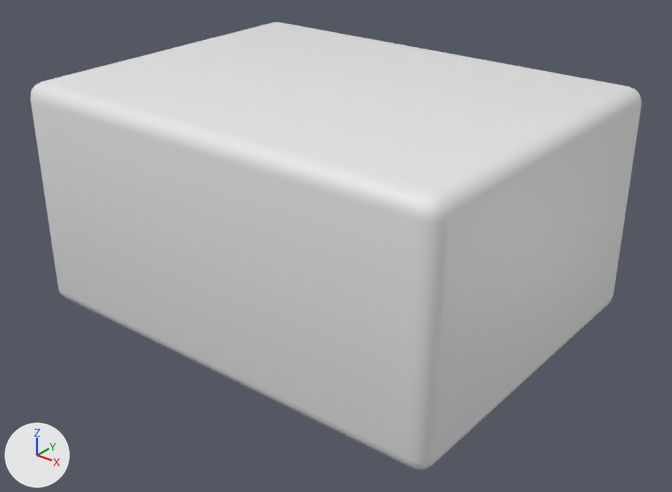
An edit to the FBX model Assets/Models/Environment/Package_Medium.fbx, drawn before and after from the same camera.
Both versions are drawn from a 50 mm lens placed at (0.344, -0.427, 0.307), pointed at (0.009, -0.009, 0.048). The axes (+X, +Y, +Z) are drawn at lower left. The lights are the same throughout. Where no turn or scale is listed for an object, it has been applied to the vertices.

Script lines for the objects in view, before the commit:
```python
mat_package_medium = principled_material('Package_Medium')
mat_package_medium.base_color = (0.8, 0.8, 0.8)  # white #e7e7e7
me_cube_020 = bpy.data.meshes.new('Cube.020')
me_cube_020.from_pydata(...)  # 152 vertices, 150 faces; spans x -0.15..0.15, y -0.115..0.115, z 0.0..0.15
me_cube_020.materials.append(mat_package_medium)  # white #e7e7e7
ob_package_medium = bpy.data.objects.new('Package_Medium', me_cube_020)
ob_package_medium.location = (0.0, 0.0, 0.0)
```
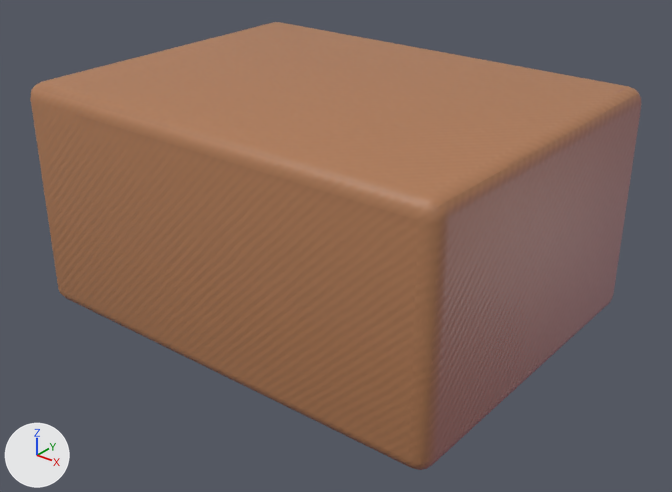
The change, as a diff of the scene's bpy script:
```diff
--- a/Assets/Models/Environment/Package_Medium.fbx.py
+++ b/Assets/Models/Environment/Package_Medium.fbx.py
@@ img_package_medium_package_medium_normal_png @@
+img_package_medium_package_medium_normal_png = load_image('Package_Medium_Package_Medium_Normal.png', 'Materials/Package_Medium_Package_Medium_Normal.png', 512, 512, 'Non-Color')
@@ img_package_medium_package_medium_diffuse_png @@
+img_package_medium_package_medium_diffuse_png = load_image('Package_Medium_Package_Medium_Diffuse.png', 'Materials/Package_Medium_Package_Medium_Diffuse.png', 512, 512, 'sRGB')
@@ mat_package_medium @@
 n0 = _N.new('ShaderNodeBsdfPrincipled'); n0.name = 'Principled BSDF'
 n1 = _N.new('ShaderNodeOutputMaterial'); n1.name = 'Material Output'
+n2 = _N.new('ShaderNodeTexImage'); n2.name = 'Image Texture'
+n2.image = img_package_medium_package_medium_diffuse_png
+n3 = _N.new('ShaderNodeTexImage'); n3.name = 'Image Texture.001'
+n3.image = img_package_medium_package_medium_normal_png
+n4 = _N.new('ShaderNodeNormalMap'); n4.name = 'Normal Map'
 _L.new(n0.outputs[0], n1.inputs[0])  # 'BSDF' to 'Surface'
+_L.new(n2.outputs[0], n0.inputs[0])  # 'Color' to 'Base Color'
+_L.new(n3.outputs[0], n4.inputs[1])  # 'Color' to 'Color'
+_L.new(n4.outputs[0], n0.inputs[5])  # 'Normal' to 'Normal'
```

What differs and where, as boxes [x1, y1, x2, y2] in the pictures (672 x 492 px):
'Package_Medium', surface changed (white to brown)
    both: [30, 22, 642, 470]
